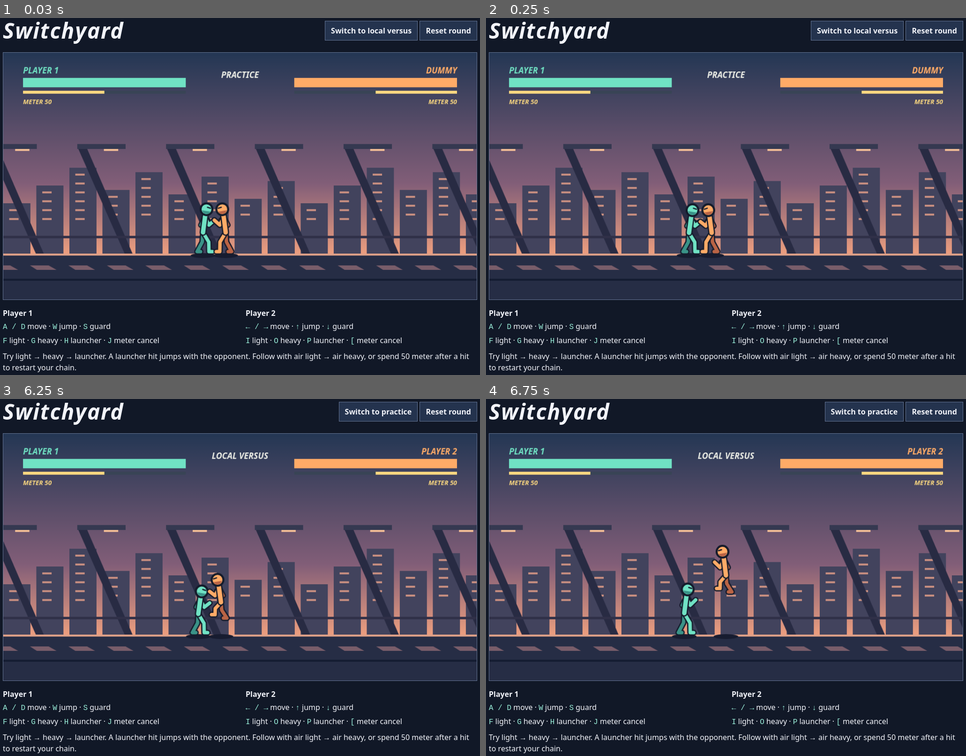
Above: before the commit, frames 1-4 (two rows, left to right).
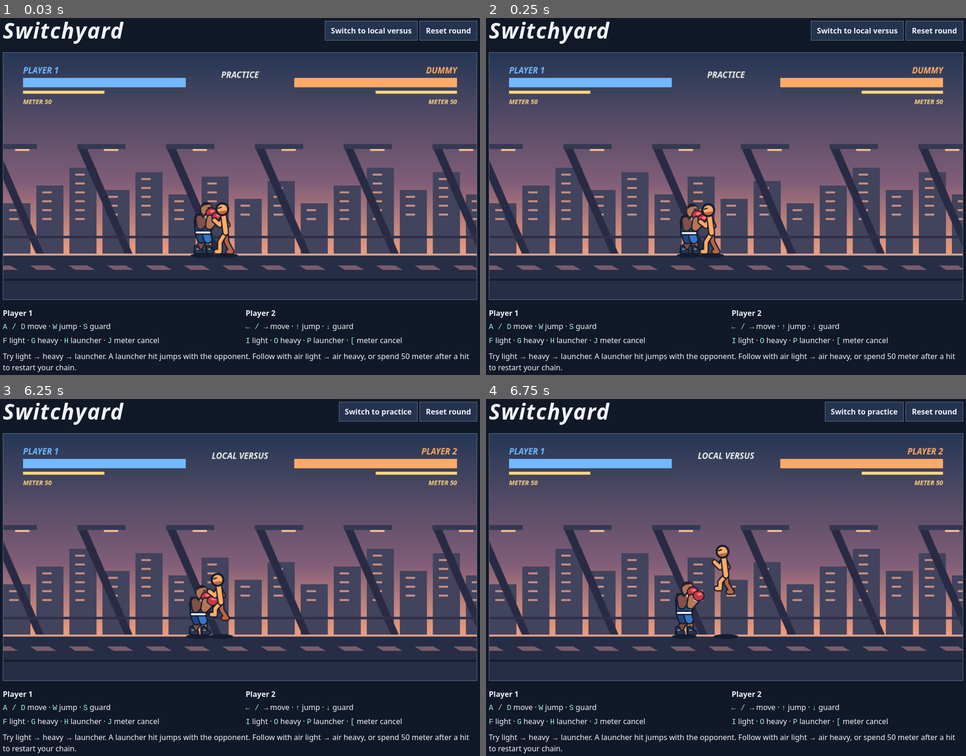
Above: after the commit, the same moments.

Repository: AxelLLn580/FightingGameProject
Game: browser game, page index.html
Same seed, same stepped clock (60 frames per second), same inputs: the game is played once before the commit and once after it.
Inputs:
- Up to frame 1 (0.03 s): no input
- Up to frame 2 (0.25 s): no input
- Up to frame 3 (6.25 s): hold Right 1.03-1.53 s; tap J every 0.5 s from 1.1 to 6.1 s; hold Down 1.58-1.85 s; hold Left 1.9-2.47 s; click "Reset round" at 2.02 s; hold Up 2.52-2.82 s; hold Right 2.87-3.53 s; hold Up 3.58-3.82 s; hold Left 3.87-4.3 s; hold Down 4.35-4.68 s; click "Switch to local versus" at 4.52 s; hold Right 4.73-5.23 s; hold Down 5.28-5.55 s; hold Left 5.6-6.17 s; hold Up from 6.22 s (still down)
- Up to frame 4 (6.75 s): release Up at 6.52 s; hold Right from 6.57 s (still down); tap J at 6.6 s

The runs differ from the first frame. In frame 1, 1.4% of the frame differs, in the area x 4-46%, y 13-67%; in frame 2, 1.4%; in frame 3, 1.4%; in frame 4, 1.5%.

Commit message:
Give Player 1 an original boxer design

Diff:
--- a/game.js
+++ b/game.js
@@ -17,8 +17,8 @@
 const clamp = (value, min, max) => Math.max(min, Math.min(max, value));
 const grounded = (fighter) => fighter.y === FLOOR;
 
-function fighter(x, color, facing) {
-  return { x, y: FLOOR, vy: 0, color, facing, health: MAX_HEALTH, meter: 50,
+function fighter(x, color, facing, boxer = false) {
+  return { x, y: FLOOR, vy: 0, color, facing, boxer, health: MAX_HEALTH, meter: 50,
     stun: 0, attack: null, guard: false, combo: 0, buffer: null, cancelFlash: 0,
     idlePhase: 0, walkPhase: 0, walkBlend: 0, walkDirection: 1, impact: null };
 }
@@ -162,7 +162,7 @@
   let previous;
 
   function reset() {
-    players = [fighter(405, "#70e2c4", 1), fighter(451, "#ffab67", -1)];
+    players = [fighter(405, "#72b9ff", 1, true), fighter(451, "#ffab67", -1)];
     held.clear();
     pressed.clear();
     accumulator = 0;
@@ -219,11 +219,46 @@
     ctx.closePath();
     ctx.fill();
   }
+  function oval(x, y, radiusX, radiusY, color, outline = false) {
+    ctx.fillStyle = color;
+    ctx.beginPath();
+    ctx.ellipse(x, y, radiusX, radiusY, 0, 0, Math.PI * 2);
+    if (outline) {
+      ctx.strokeStyle = "#141b2b";
+      ctx.lineWidth = 4;
+      ctx.stroke();
+    }
+    ctx.fill();
+  }
+  function drawBoxerBody(hip, shoulder, head) {
+    const [hx, hy] = hip;
+    const [sx, sy] = shoulder;
+    const [x, y] = head;
+    polygon([[sx - 19, sy - 7], [sx + 12, sy - 8], [sx + 21, sy + 4],
+      [hx + 16, hy + 4], [hx - 17, hy + 4], [sx - 23, sy + 7]], "#141b2b");
+    polygon([[sx - 16, sy - 5], [sx + 10, sy - 6], [sx + 17, sy + 4],
+      [hx + 13, hy + 1], [hx - 14, hy + 1], [sx - 19, sy + 7]], "#3676c6");
+    polygon([[sx - 16, sy + 1], [sx - 6, sy + 10], [hx + 10, hy - 6],
+      [hx + 13, hy + 1], [hx - 14, hy + 1]], "#214880");
+    strokePath([[sx - 13, sy - 4], [sx + 2, sy + 3], [sx + 10, sy - 5]], "#a3d4ff", 2);
+    inkPath([[hx - 13, hy], [hx + 13, hy]], "#edf1ff", 4);
+    oval(x, y, 11, 13, "#b67653", true);
+    polygon([[x - 10, y - 10], [x - 6, y - 14], [x + 4, y - 14],
+      [x + 8, y - 10], [x - 5, y - 8], [x - 9, y - 4]], "#261d29");
+    strokePath([[x + 3, y - 3], [x + 8, y - 4]], "#141b2b", 2);
+    strokePath([[x + 4, y + 6], [x + 8, y + 6]], "#653e3b", 2);
+  }
+  function drawBoxerGlove(elbow, hand) {
+    const [x, y] = hand;
+    strokePath([[x + (elbow[0] - x) * 0.34, y + (elbow[1] - y) * 0.34], hand], "#f1e9dc", 10);
+    oval(x, y, 10, 9, "#c73646", true);
+    oval(x + 2, y - 3, 5, 2.5, "#ff7b72");
+  }
   function drawFighter(player) {
-    const { x, y, color, facing, attack, stun, guard, cancelFlash, idlePhase, walkPhase, walkBlend, walkDirection } = player;
+    const { x, y, color, facing, boxer, attack, stun, guard, cancelFlash, idlePhase, walkPhase, walkBlend, walkDirection } = player;
     const airborne = !grounded(player);
     const moving = attack || guard || stun || airborne ? 0 : walkBlend;
-    const breath = Math.sin(idlePhase);
+    const breath = Math.sin(idlePhase) * (boxer ? 1.8 : 1);
     const stride = Math.sin(walkPhase);
     const anticipation = attack && attack.age < attack.move.startup ? attack.age / attack.move.startup : 0;
     const release = attack && attack.age >= attack.move.startup
@@ -252,7 +287,8 @@
       polygon([[15, shoulder[1] + 14], [reach, shoulder[1] + height], [reach + 13, shoulder[1] + height - 12], [36, shoulder[1] - 5]], color);
       ctx.globalAlpha = 1;
     }
-    const shadow = color === "#70e2c4" ? "#3a9388" : "#ba6445";
+    const shadow = "#ba6445";
+    const boxerArms = [];
     for (const side of [-1, 1]) {
       const phase = walkPhase + (side === 1 ? Math.PI : 0);
       const swing = Math.sin(phase) * walkDirection * moving;
@@ -260,10 +296,23 @@
       const foot = [side * 12 * (1 - moving) + swing * 24, -4 - lift - (airborne ? (side === 1 ? 13 : 6) : 0)];
       const knee = [foot[0] * 0.55 + 5 + lift * 0.3, (hip[1] + foot[1]) / 2 - lift * 0.18];
       const limb = side === -1 ? shadow : color;
-      inkPath([hip, knee, foot, [foot[0] + 7, foot[1]]], limb, 7);
+      if (boxer) {
+        const thigh = [hip[0] + side * 7, hip[1] + 3];
+        inkPath([thigh, knee, foot], side === 1 ? "#b67653" : "#805049", 10);
+        const hem = [thigh[0] + (knee[0] - thigh[0]) * 0.65, thigh[1] + (knee[1] - thigh[1]) * 0.65];
+        inkPath([thigh, hem], side === 1 ? "#3676c6" : "#214880", 14);
+        inkPath([[foot[0] - 1, foot[1] - 8], foot, [foot[0] + 8, foot[1]]], "#26364f", 7);
+        strokePath([[foot[0] - 1, foot[1] - 5], [foot[0] + 3, foot[1] - 5]], "#9caec5", 2);
+      } else {
+        inkPath([hip, knee, foot, [foot[0] + 7, foot[1]]], limb, 7);
+      }
 
       let elbow = [shoulder[0] + side * 8 - swing * 11, shoulder[1] + 16];
       let hand = [shoulder[0] + 12 + side * 7 - swing * 21, shoulder[1] + 6 + moving * 18 + breath * 1.5];
+      if (boxer) {
+        elbow = [shoulder[0] + side * 9 - swing * 5, shoulder[1] + 17];
+        hand = [shoulder[0] + 19 + side * 6 - swing * 6, shoulder[1] - 5 + side * 4 + breath];
+      }
       if (guard) {
         elbow = [shoulder[0] + 10, shoulder[1] + 13];
         hand = [shoulder[0] + 23 + side * 3, shoulder[1] - 8 + side * 5];
@@ -273,7 +322,18 @@
         hand = [hand[0] - 29 * anticipation + (attack.name === "light" ? 26 : 38) * release,
           hand[1] + 10 * anticipation - (raised ? 44 : 4) * release];
       }
-      inkPath([shoulder, elbow, hand], limb, 7);
+      if (boxer) boxerArms.push({ elbow, hand, side });
+      else inkPath([shoulder, elbow, hand], limb, 7);
+    }
+    if (boxer) {
+      drawBoxerBody(hip, shoulder, head);
+      for (const { elbow, hand, side } of boxerArms) {
+        const arm = [shoulder[0] + side * 11, shoulder[1] + 3];
+        inkPath([arm, elbow, hand], side === 1 ? "#b67653" : "#805049", 13);
+        drawBoxerGlove(elbow, hand);
+      }
+      ctx.restore();
+      return;
     }
     inkPath([hip, shoulder, head], color, 9);
     ctx.fillStyle = color;
